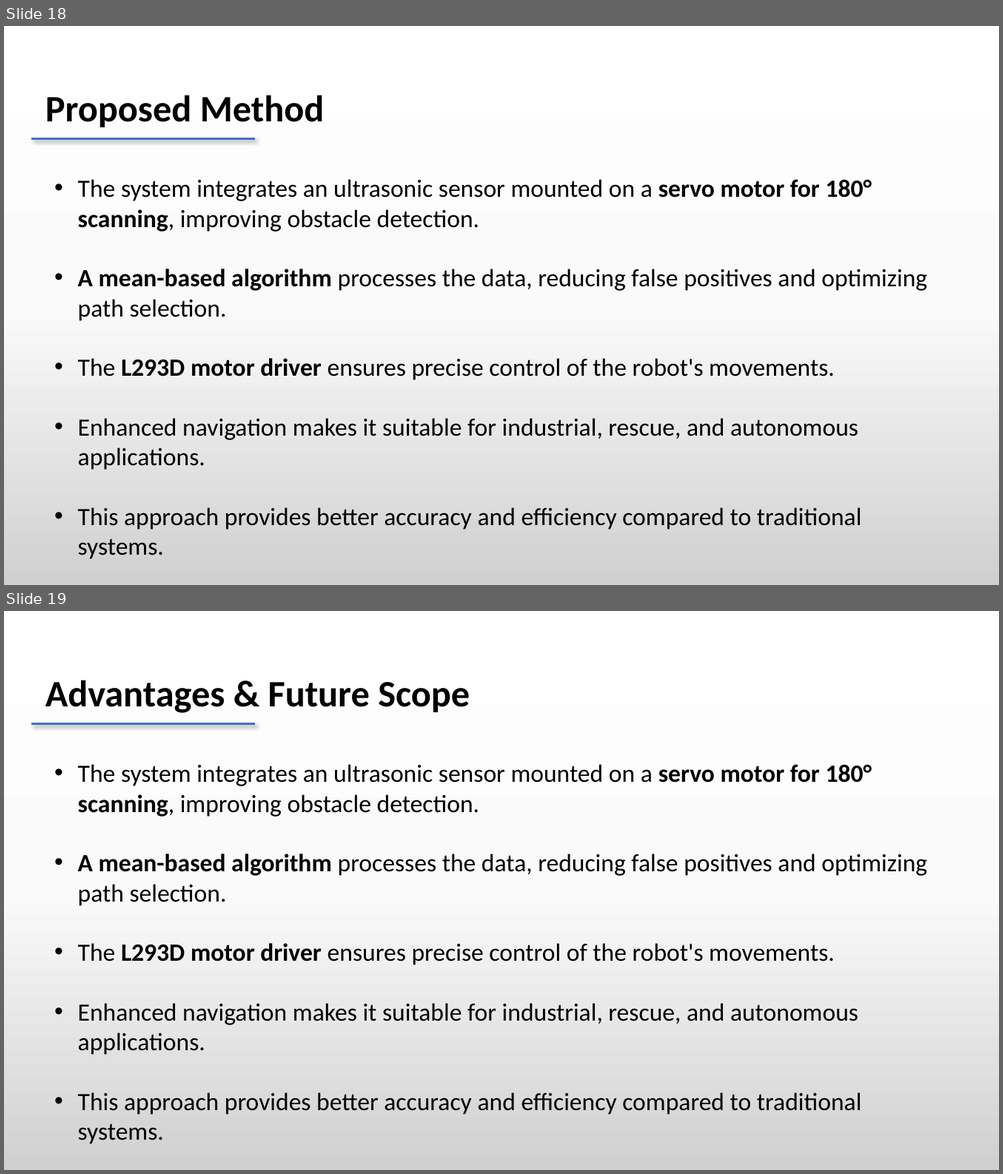
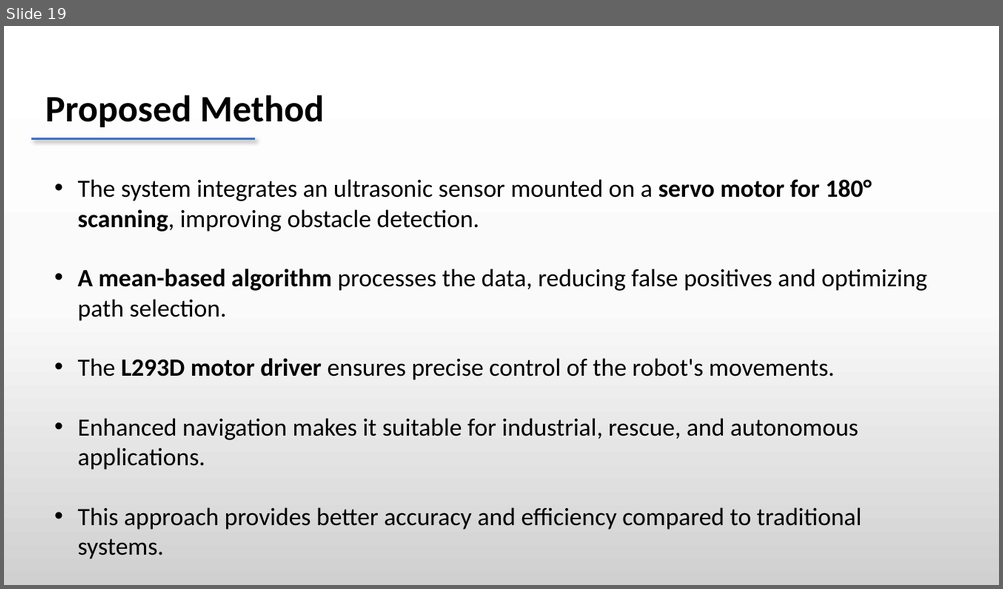
Before and after one commit to dheeraj78/project-4-2, a slide deck: Batch 8 .pptx. Shown one above the other, each under a label of ours: slides 18 and 19 before the commit, slide 19 after it. The pictures are 1003x1174 and 1003x589 pixels, drawn with LibreOffice and Linux fonts; fonts in the diff are those of the drawing. Boxes give left, top, right and bottom in pixels: in the first picture for what was removed or moved away, otherwise in the second. Text is boxed around its words. In the diff, an @@ line names an element or a change of style, - is before the commit and + after.

```diff
--- a/Batch 8 .pptx
+++ b/Batch 8 .pptx
@@ slide 19 removed at (x1=4, y1=611, x2=999, y2=1170), background gradient #FFFFFF to #FBFBFB to #D1D1D1 @@
@@ text removed at (x1=45, y1=680, x2=469, y2=713) @@
-Advantages & Future Scope
@@ line removed from (31, 723) to (256, 723) @@
@@ text removed at (x1=78, y1=764, x2=927, y2=1115) @@
-• The system integrates an ultrasonic sensor mounted on a servo motor for 180° scanning, improving obstacle detection.
-• A mean-based algorithm processes the data, reducing false positives and optimizing path selection.
-• The L293D motor driver ensures precise control of the robot's movements.
-• Enhanced navigation makes it suitable for industrial, rescue, and autonomous applications.
-• This approach provides better accuracy and efficiency compared to traditional systems.
@@ what was slide 18 is now slide 19 @@
```
Also in this commit, not shown: 1 slide changed, 2 slides added.
